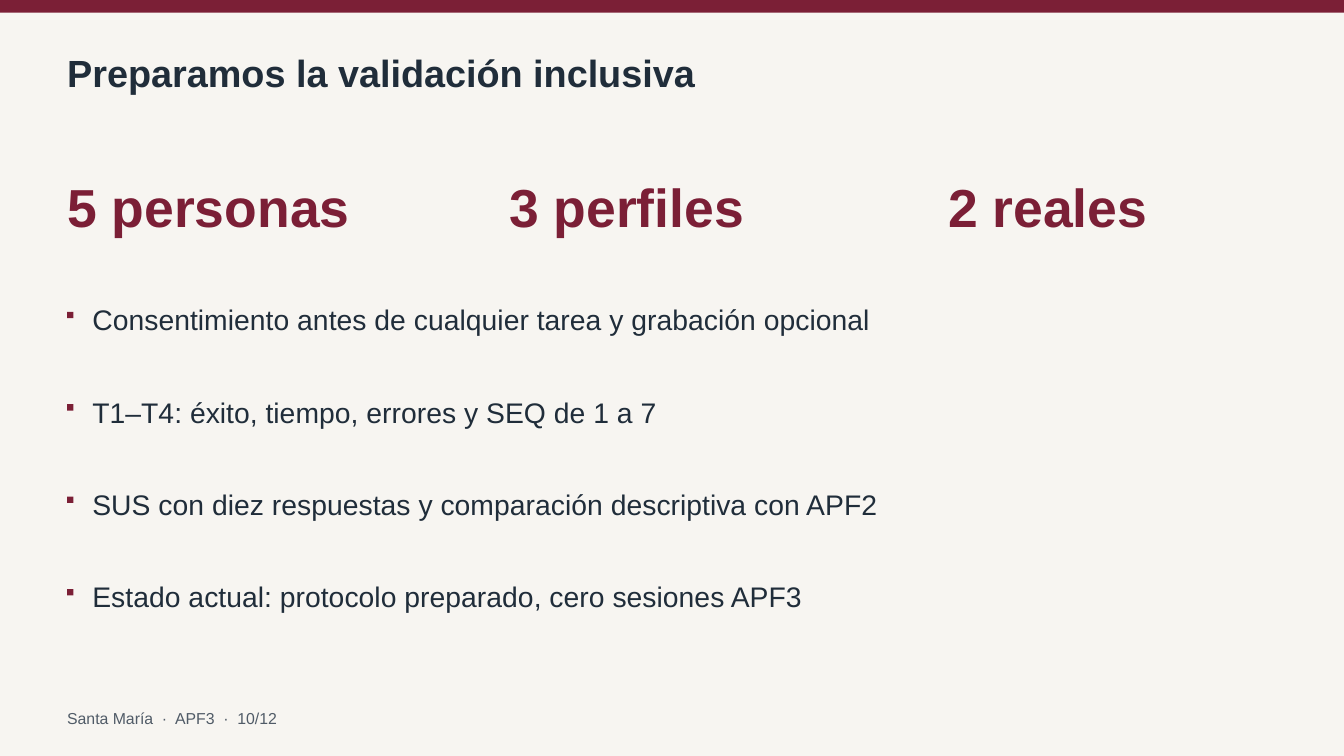
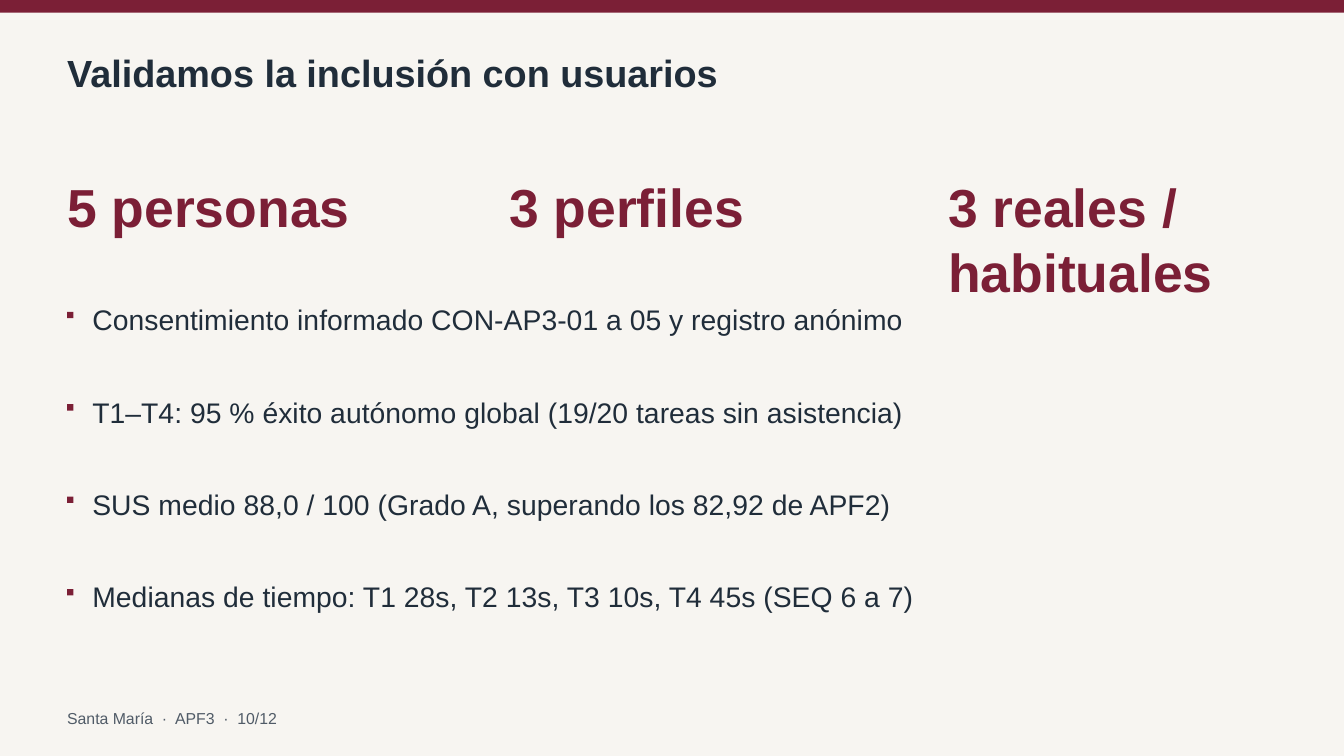
Before and after one commit to BruGeth/IHM_Colegio_Santa_Maria_Reyna_Angeles, a slide deck: slide 10 of avance informe 3/APF3_Grupo5_SantaMaria.pptx. Drawn at 1344x756 pixels with LibreOffice and Linux fonts; fonts in the diff are those of the drawing. Boxes give left, top, right and bottom in pixels: in the first picture for what was removed or moved away, otherwise in the second. Text is boxed around its words. In the diff, an @@ line names an element or a change of style, - is before the commit and + after.

```diff
--- a/avance informe 3/APF3_Grupo5_SantaMaria.pptx
+++ b/avance informe 3/APF3_Grupo5_SantaMaria.pptx
@@ text at (67, 59, 717, 88): text changed @@
-Preparamos la validación inclusiva
+Validamos la inclusión con usuarios
@@ text at (948, 188, 1212, 293): text changed @@
-2 reales
+3 reales / habituales
@@ text at (92, 309, 903, 336): text changed @@
-Consentimiento antes de cualquier tarea y grabación opcional
+Consentimiento informado CON-AP3-01 a 05 y registro anónimo
@@ text at (92, 402, 902, 429): text changed @@
-T1–T4: éxito, tiempo, errores y SEQ de 1 a 7
+T1–T4: 95 % éxito autónomo global (19/20 tareas sin asistencia)
@@ text at (92, 494, 890, 521): text changed @@
-SUS con diez respuestas y comparación descriptiva con APF2
+SUS medio 88,0 / 100 (Grado A, superando los 82,92 de APF2)
@@ text at (92, 586, 913, 613): text changed @@
-Estado actual: protocolo preparado, cero sesiones APF3
+Medianas de tiempo: T1 28s, T2 13s, T3 10s, T4 45s (SEQ 6 a 7)
```
Also in this commit, not shown: 3 other slides changed, 6 other files.
